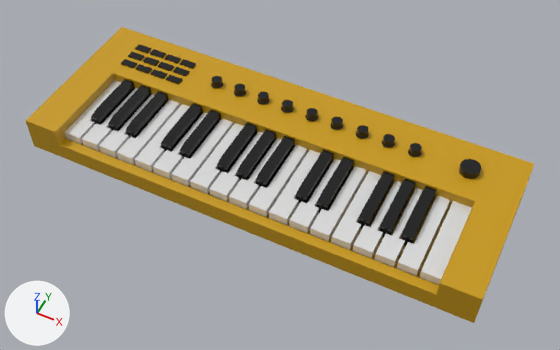
One commit to the glTF model public/assets/models/keyboard.glb: the scene before it, then after it.
One viewpoint serves both versions: a 50 mm lens placed at (0.438, -0.85, 1.014), pointed at (0.024, -0.022, -0.021). Lighting does not change. The marker at lower left points along +X, +Y and +Z. Where no turn or scale is listed for an object, it has been applied to the vertices. Vertices at the same position are counted once.

The scene before the commit, as lines of its bpy script (objects in view):
```python
ob_black_key_001 = bpy.data.objects.new('Black Key.001', me_cube_006)
ob_black_key_001.location = (-0.283, -0.024, 0.014)
ob_black_key_002 = bpy.data.objects.new('Black Key.002', me_cube_051)
ob_black_key_002.location = (-0.283, -0.024, 0.014)
ob_black_key_003 = bpy.data.objects.new('Black Key.003', me_cube_052)
ob_black_key_003.location = (-0.283, -0.024, 0.014)
ob_black_key_004 = bpy.data.objects.new('Black Key.004', me_cube_053)
ob_black_key_004.location = (-0.283, -0.024, 0.014)
ob_black_key_005 = bpy.data.objects.new('Black Key.005', me_cube_054)
ob_black_key_005.location = (-0.283, -0.024, 0.014)
ob_black_key_006 = bpy.data.objects.new('Black Key.006', me_cube_055)
ob_black_key_006.location = (-0.283, -0.024, 0.014)
ob_cube_003 = bpy.data.objects.new('Cube.003', me_cube_063)
ob_cube_003.location = (-0.345, 0.111, 0.033)
ob_cylinder_001 = bpy.data.objects.new('Cylinder.001', me_cylinder_001)
ob_cylinder_001.location = (-0.162, 0.086, 0.033)
ob_keys_013 = bpy.data.objects.new('Keys.013', me_cube_045)
ob_keys_013.location = (0.0, -0.043, 0.008)
ob_keys_013.rotation_euler = (0.0, 0.0, 3.142)  # degrees (0, 0, 180)
ob_keys_013.scale = (-0.328, -0.0903, -0.0082)
# also in view: 'Keys.016' at (0.264, -0.043, 0.008); 'Keys.014' at (0.189, -0.043, 0.008); 'Keys.018' at (0.34, -0.043, 0.008); 'Keys.008' at (-0.038, -0.043, 0.008); 'Keys.004' at (-0.189, -0.043, 0.008)
```
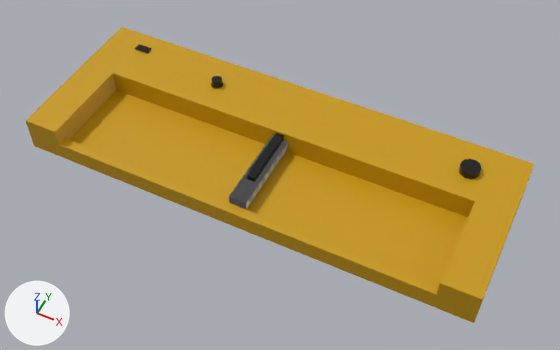
Where the change shows, as pixel boxes (x1, y1, x2, y2) in the pictures (560 x 350 px):
'Keys.018', deleted: before (420, 201, 472, 285)
'Keys.017', deleted: before (397, 195, 450, 276)
'Keys.013', deleted: before (310, 166, 366, 241)
'Keys.014', deleted: before (331, 171, 381, 250)
'Keys.010', deleted: before (249, 145, 307, 217)
'Cylinder.001', deleted: before (211, 76, 422, 157)
'Keys.011', deleted: before (269, 150, 321, 225)
'Keys.006', deleted: before (171, 118, 233, 187)
'Keys.003', deleted: before (117, 100, 180, 165)
'Cube.003', deleted (black): before (121, 44, 196, 85)
'Keys.016', deleted: before (375, 188, 423, 267)
'Keys.007', deleted: before (190, 123, 244, 194)
'Keys.015', deleted: before (353, 180, 402, 258)
'Keys.012', deleted: before (289, 159, 341, 233)
'Keys.004', deleted: before (135, 104, 189, 172)
'Black Key.011', deleted (black): before (401, 186, 437, 246)
'Black Key.013', deleted (black): before (380, 179, 416, 237)
'Black Key.012', deleted (black): before (358, 171, 395, 229)
'Black Key.005', deleted (black): before (317, 157, 354, 213)
'Black Key.007', deleted (black): before (296, 149, 334, 204)
'Keys.008', deleted: before (209, 131, 263, 201)
'Black Key.008', deleted (black): before (256, 136, 295, 188)
'Keys', deleted: before (65, 80, 121, 144)
'Black Key.009', deleted (black): before (217, 122, 257, 174)
'Black Key.010', deleted (black): before (237, 129, 276, 181)
'Black Key.006', deleted (black): before (180, 110, 221, 159)
'Black Key.004', deleted (black): before (161, 103, 203, 152)
'Black Key.003', deleted (black): before (126, 91, 169, 138)
'Black Key.001', deleted (black): before (108, 85, 152, 131)
'Black Key.002', deleted (black): before (91, 79, 135, 125)
'Keys.005', deleted: before (153, 112, 208, 179)
'Keys.002', deleted: before (99, 94, 155, 158)
'Keys.001', deleted: before (82, 88, 138, 151)
'blackKey', added (black): after (247, 133, 284, 182)
'rightToBlackKey', added: after (229, 140, 288, 209)
'fullSizeKey', added: after (229, 137, 287, 207)
'middleKey', added: after (229, 143, 282, 209)
part 1 of me_cube_041, cut back: before (229, 138, 282, 203); after (229, 136, 273, 202)

Edits to the bpy script that builds the scene:
```text
Change me_cube_041:
    used by ob_keys_009; location = (0.0, -0.043, 0.008); rotation_euler = (0.0, 0.0, 3.142), in degrees (0, 0, 180); scale = (-0.328, -0.0903, -0.0082)
    remove me_cube_041.from_pydata(...)  # 24 vertices, 44 faces; spans x -0.05..0.05, y -1.0..1.0, z -1.0..1.0
    add me_cube_041.from_pydata(...)  # 16 vertices, 28 faces; spans x -0.05..0.05, y -1.0..1.0, z -1.0..1.0
    me_cube_041 part 1
    8 vertices are removed from x -0.05..-0.02, y -0.5..0.93, z -1.0..1.0
    29 faces are deleted
    11 new faces join them, mat_material_008 (white #e7e7e7)
    2 new faces join them
Remove ob_cylinder_001:
    ob_cylinder_001 = bpy.data.objects.new('Cylinder.001', me_cylinder_001)
Remove ob_cube_003:
    ob_cube_003 = bpy.data.objects.new('Cube.003', me_cube_063)
Remove ob_black_key_001:
    ob_black_key_001 = bpy.data.objects.new('Black Key.001', me_cube_006)
Remove ob_black_key_002:
    ob_black_key_002 = bpy.data.objects.new('Black Key.002', me_cube_051)
Remove ob_black_key_003:
    ob_black_key_003 = bpy.data.objects.new('Black Key.003', me_cube_052)
Remove ob_black_key_004:
    ob_black_key_004 = bpy.data.objects.new('Black Key.004', me_cube_053)
Remove ob_black_key_005:
    ob_black_key_005 = bpy.data.objects.new('Black Key.005', me_cube_054)
Remove ob_black_key_006:
    ob_black_key_006 = bpy.data.objects.new('Black Key.006', me_cube_055)
Remove ob_black_key_007:
    ob_black_key_007 = bpy.data.objects.new('Black Key.007', me_cube_056)
Remove ob_black_key_008:
    ob_black_key_008 = bpy.data.objects.new('Black Key.008', me_cube_057)
Remove ob_black_key_009:
    ob_black_key_009 = bpy.data.objects.new('Black Key.009', me_cube_058)
Remove ob_black_key_010:
    ob_black_key_010 = bpy.data.objects.new('Black Key.010', me_cube_059)
Remove ob_black_key_011:
    ob_black_key_011 = bpy.data.objects.new('Black Key.011', me_cube_060)
Remove ob_black_key_012:
    ob_black_key_012 = bpy.data.objects.new('Black Key.012', me_cube_061)
Remove ob_black_key_013:
    ob_black_key_013 = bpy.data.objects.new('Black Key.013', me_cube_062)
Remove ob_keys:
    ob_keys = bpy.data.objects.new('Keys', me_cube_004)
Remove ob_keys_001:
    ob_keys_001 = bpy.data.objects.new('Keys.001', me_cube_033)
Remove ob_keys_002:
    ob_keys_002 = bpy.data.objects.new('Keys.002', me_cube_034)
Remove ob_keys_003:
    ob_keys_003 = bpy.data.objects.new('Keys.003', me_cube_035)
Remove ob_keys_004:
    ob_keys_004 = bpy.data.objects.new('Keys.004', me_cube_036)
Remove ob_keys_005:
    ob_keys_005 = bpy.data.objects.new('Keys.005', me_cube_037)
Remove ob_keys_006:
    ob_keys_006 = bpy.data.objects.new('Keys.006', me_cube_038)
Remove ob_keys_007:
    ob_keys_007 = bpy.data.objects.new('Keys.007', me_cube_039)
Remove ob_keys_008:
    ob_keys_008 = bpy.data.objects.new('Keys.008', me_cube_040)
Remove ob_keys_010:
    ob_keys_010 = bpy.data.objects.new('Keys.010', me_cube_042)
Remove ob_keys_011:
    ob_keys_011 = bpy.data.objects.new('Keys.011', me_cube_043)
Remove ob_keys_012:
    ob_keys_012 = bpy.data.objects.new('Keys.012', me_cube_044)
Remove ob_keys_013:
    ob_keys_013 = bpy.data.objects.new('Keys.013', me_cube_045)
Remove ob_keys_014:
    ob_keys_014 = bpy.data.objects.new('Keys.014', me_cube_046)
Remove ob_keys_015:
    ob_keys_015 = bpy.data.objects.new('Keys.015', me_cube_047)
Remove ob_keys_016:
    ob_keys_016 = bpy.data.objects.new('Keys.016', me_cube_048)
Remove ob_keys_017:
    ob_keys_017 = bpy.data.objects.new('Keys.017', me_cube_049)
Remove ob_keys_018:
    ob_keys_018 = bpy.data.objects.new('Keys.018', me_cube_050)
Add ob_fullsizekey:
    ob_fullsizekey = bpy.data.objects.new('fullSizeKey', me_fullsizemesh)  # a box spanning x -0.05..0.05, y -1.0..1.0, z -1.0..1.0; in mat_material_008 (white #e7e7e7)
    ob_fullsizekey.location = (0.0, -0.043, 0.008)
    ob_fullsizekey.rotation_euler = (0.0, 0.0, 3.142)  # degrees (0, 0, 180)
    ob_fullsizekey.scale = (-0.328, -0.0903, -0.0082)
Add ob_righttoblackkey:
    ob_righttoblackkey = bpy.data.objects.new('rightToBlackKey', me_righttoblackmesh)  # 16 vertices, 28 faces; spans x -0.05..0.05, y -1.0..1.0, z -1.0..1.0; in mat_material_008 (white #e7e7e7)
    ob_righttoblackkey.location = (0.0, -0.043, 0.008)
    ob_righttoblackkey.rotation_euler = (0.0, 0.0, 3.142)  # degrees (0, 0, 180)
    ob_righttoblackkey.scale = (-0.328, -0.0903, -0.0082)
Add ob_middlekey:
    ob_middlekey = bpy.data.objects.new('middleKey', me_middlekeymesh)  # 24 vertices, 44 faces; spans x -0.05..0.05, y -1.0..1.0, z -1.0..1.0; in mat_material_008 (white #e7e7e7)
    ob_middlekey.location = (0.0, -0.043, 0.008)
    ob_middlekey.rotation_euler = (0.0, 0.0, 3.142)  # degrees (0, 0, 180)
    ob_middlekey.scale = (-0.328, -0.0903, -0.0082)
Add ob_blackkey:
    ob_blackkey = bpy.data.objects.new('blackKey', me_blackkeymesh)  # 10 vertices, 16 faces; spans x -0.0074..0.0074, y -0.0528..0.0708, z -0.0166..0.0125; in mat_material_003 (black #0c0c0c)
    ob_blackkey.location = (0.0, -0.033, 0.016)
```
